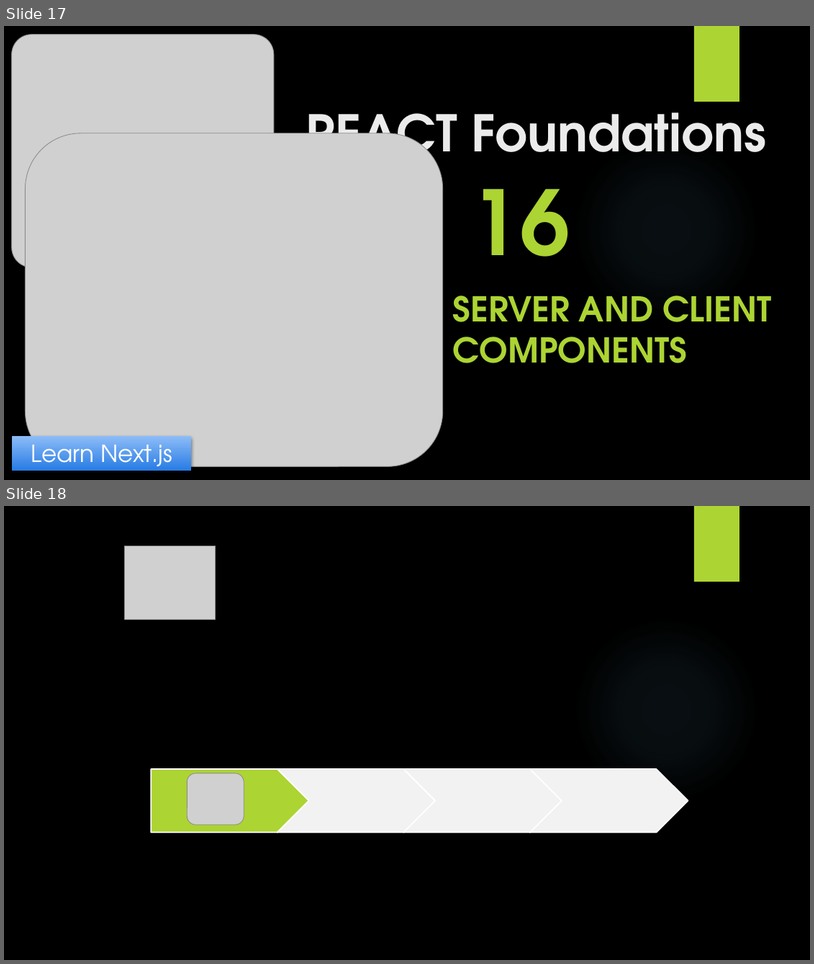
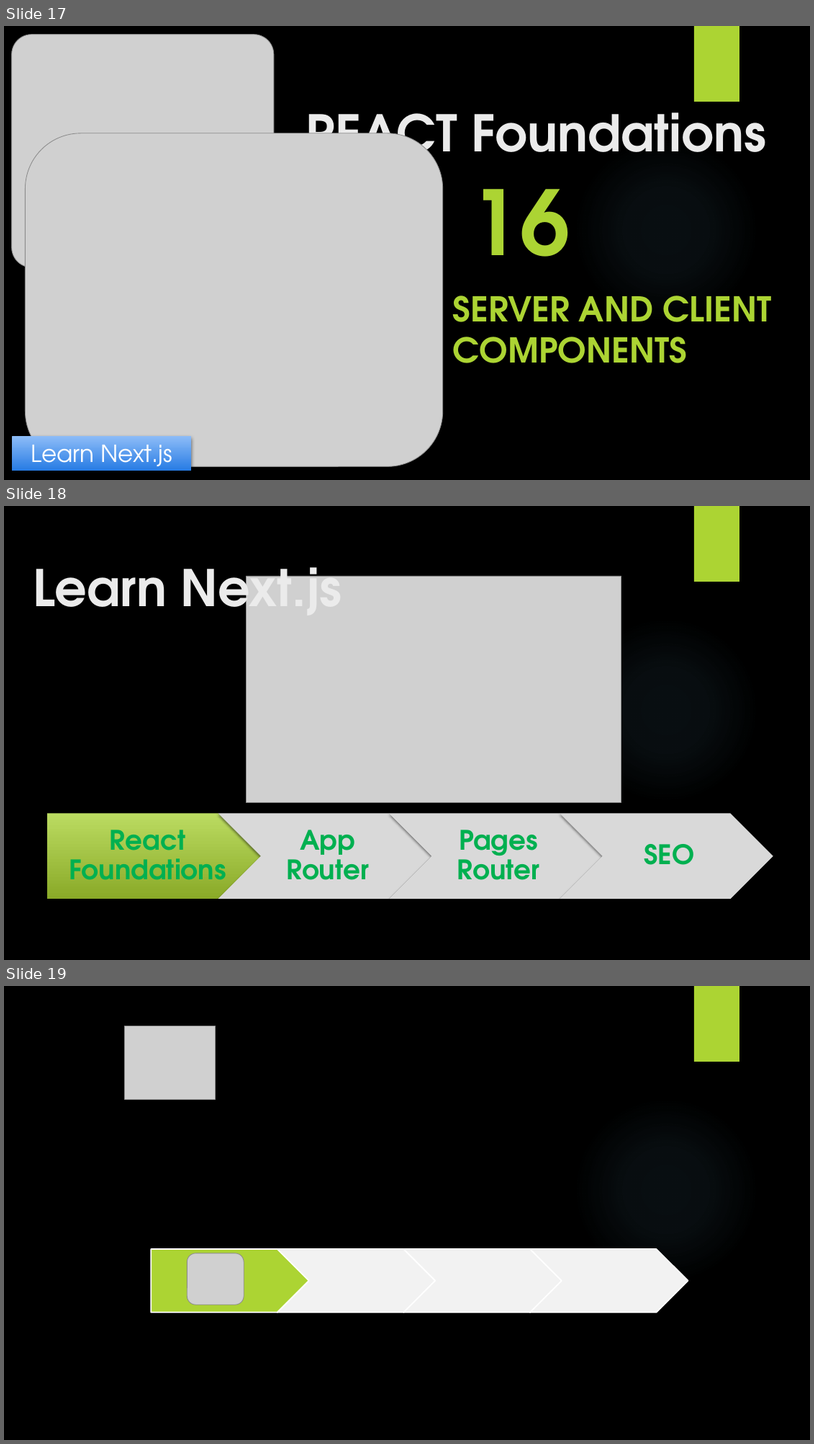
Before and after one commit to yasenstar/learn_javascript, a slide deck: learn_nextjs/1_React-Foundation/React_Foundations.pptx. Shown one above the other, each under a label of ours: slides 17 and 18 before the commit, slides 17, 18 and 19 after it. The pictures are 814x964 and 814x1444 pixels, drawn with LibreOffice and Linux fonts; fonts in the diff are those of the drawing; grey boxes stand for pictures; background and template pictures are left out. Boxes give left, top, right and bottom in pixels: in the first picture for what was removed or moved away, otherwise in the second. Text is boxed around its words. In the diff, an @@ line names an element or a change of style, - is before the commit and + after.

```diff
--- a/learn_nextjs/1_React-Foundation/React_Foundations.pptx
+++ b/learn_nextjs/1_React-Foundation/React_Foundations.pptx
@@ slide 18 added at box(4, 506, 810, 960), background picture (left out); not listed: 2 template elements that a slide beside it also shows @@
@@ title added at box(33, 551, 342, 626), 60 pt, text #EBEBEB, bold @@
+Learn Next.js
@@ picture added at box(246, 576, 622, 803) @@
@@ group added at box(47, 813, 774, 898): 4 texts, 3 chevrons, 1 pentagon arrow @@
+React Foundations
+App Router
+Pages Router
+SEO
@@ what was slide 18 is now slide 19 @@
```
Also in this commit, not shown: 19 other files.
